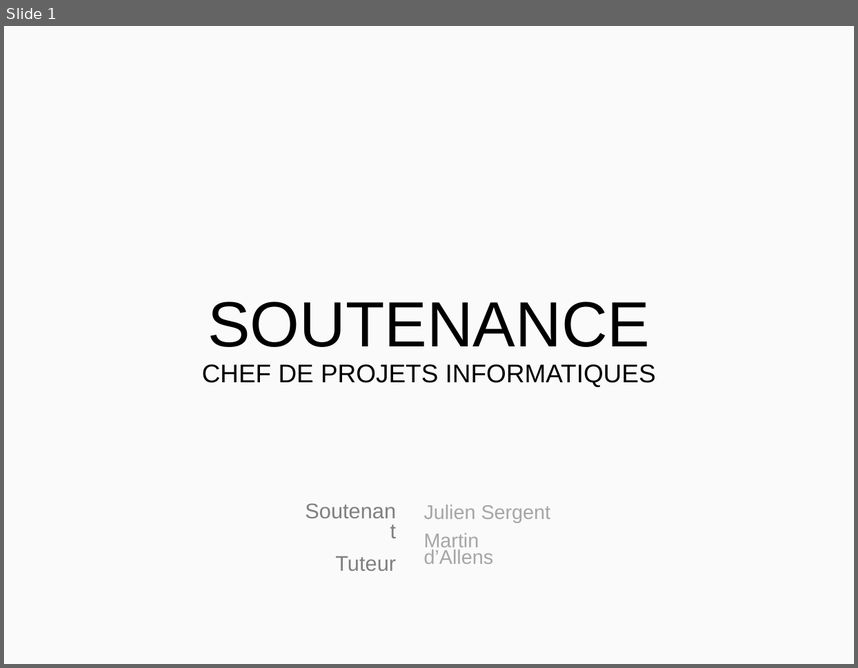
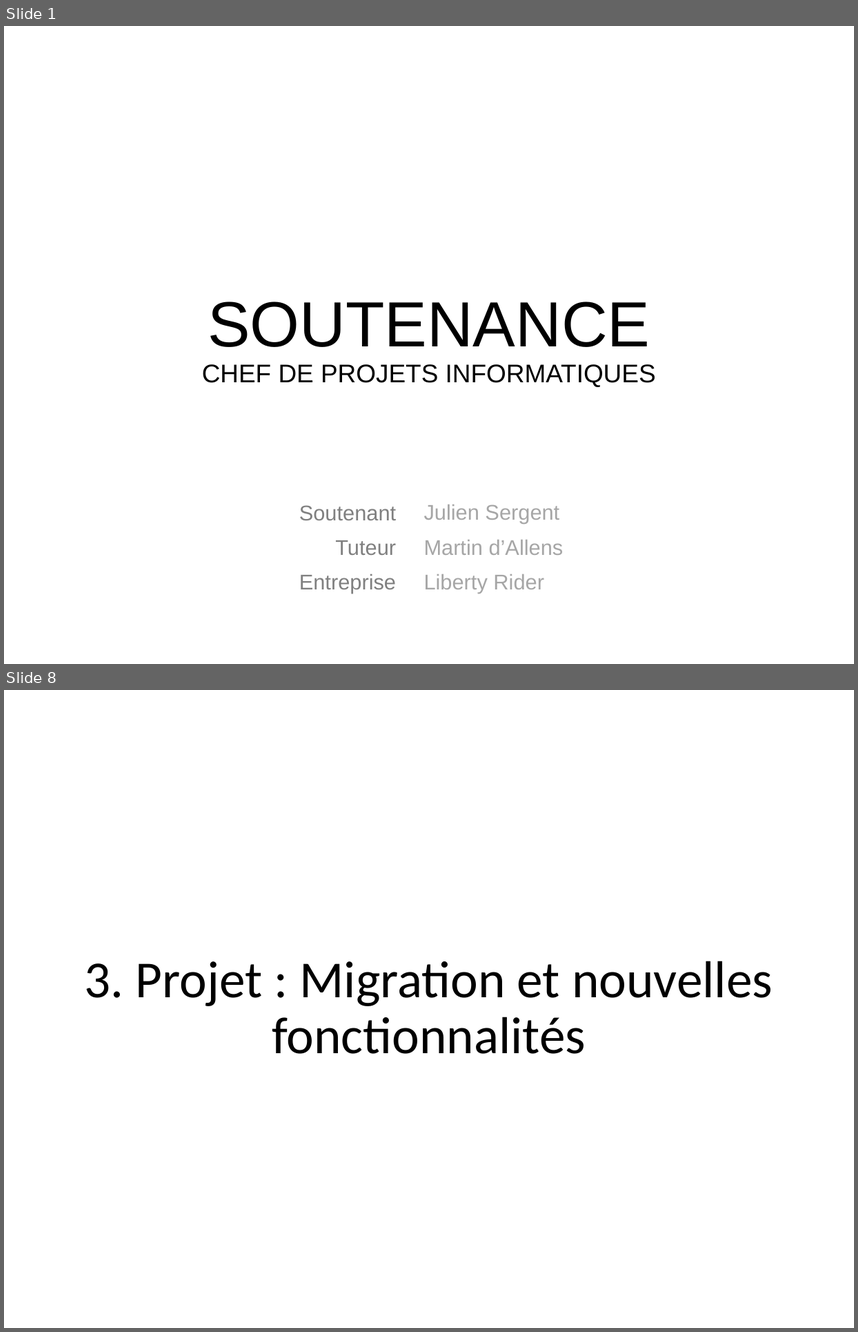
Before and after one commit to MadDeveloper/thesis, a slide deck: Présentation.pptx. Shown one above the other, each under a label of ours: slide 1 before the commit, slides 1 and 8 after it; the slides between them are not shown. The pictures are 858x668 and 858x1332 pixels, drawn with LibreOffice and Linux fonts; fonts in the diff are those of the drawing. Boxes give left, top, right and bottom in pixels: in the first picture for what was removed or moved away, otherwise in the second. Text is boxed around its words. In the diff, an @@ line names an element or a change of style, - is before the commit and + after.

```diff
--- a/Présentation.pptx
+++ b/Présentation.pptx
@@ slide 8 added at (4, 690, 854, 1328), background #FFFFFF @@
@@ title added at (85, 960, 773, 1054), 44 pt, text #000000 @@
+3. Projet : Migration et nouvelles fonctionnalités
@@ slide 1 changed as well @@
@@ background #FAFAFA to #FFFFFF @@
@@ text "Soutenant": place and size @@
-text "Soutenant" at (335, 556, 396, 570)
+text "Soutenant" at (299, 505, 396, 593)
@@ text at (299, 505, 396, 555): line spacing 0.8 to 0.9 @@
@@ subtitle at (424, 504, 564, 555): size 16.8 to 18 pt in "Julien Sergent", "Martin d’Allens"; line spacing 0.7 to 0.9 @@
@@ text at (299, 573, 396, 593): paragraph added @@
+Entreprise
@@ subtitle at (424, 574, 544, 593): paragraph added @@
+Liberty Rider
```
Also in this commit, not shown: 13 other slides added, 1 slide removed, 3 other files.
